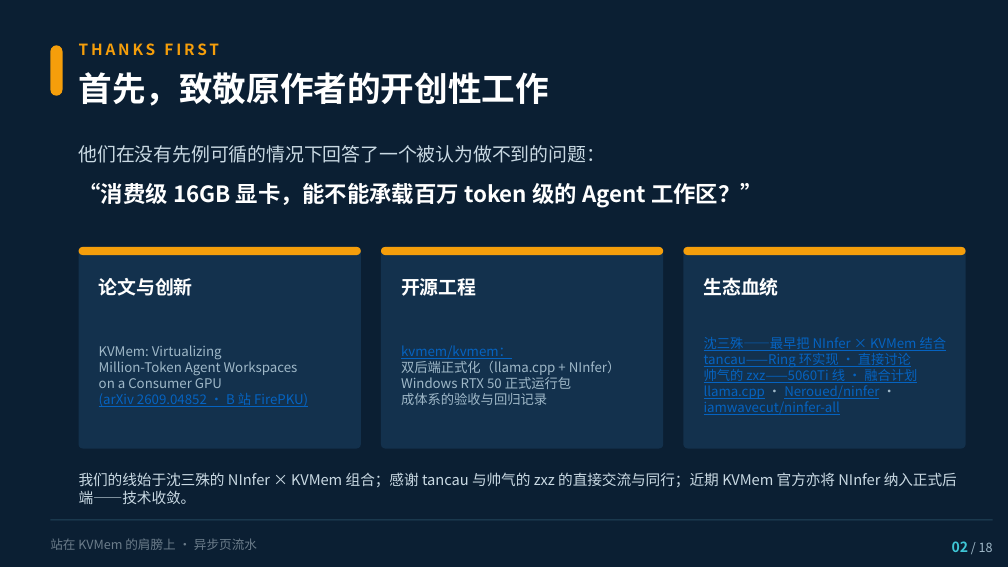
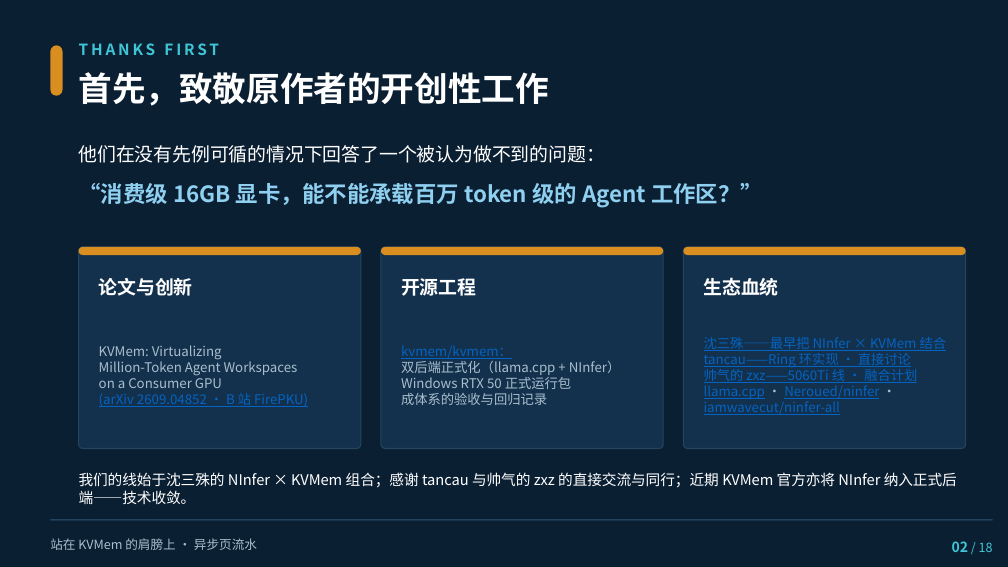
Before and after one commit to paicat1/Ninfer-KVMem-Async, a slide deck: slide 2 of docs/异步页流水-技术说明-美化版.pptx. Drawn at 1008x567 pixels with LibreOffice and Linux fonts; fonts in the diff are those of the drawing. Boxes give left, top, right and bottom in pixels: in the first picture for what was removed or moved away, otherwise in the second. Text is boxed around its words. In the diff, an @@ line names an element or a change of style, - is before the commit and + after.

```diff
--- a/docs/异步页流水-技术说明-美化版.pptx
+++ b/docs/异步页流水-技术说明-美化版.pptx
@@ text "THANKS FIRST" at <box>79,43,219,55</box>: text colour #F59E0B to #3FC6D6 @@
@@ text "他们在没有先例可循的情况下回答了一个被认为做不到的问题：" at <box>79,145,605,163</box>: text colour #C9D9E3 to #FFFFFF @@
@@ text "“消费级 16GB 显卡，能不能承载百万 token 级的 ..." at <box>79,183,763,208</box>: text colour #FFFFFF to #8FD0F0 @@
@@ fill #F59E0B to #D98E1F in 4 elements at <box>50,45,62,96</box>, <box>381,247,663,255</box>, <box>683,247,966,255</box>, <box>79,247,361,255</box> @@
@@ outline none to #23465C 0.75 pt in 3 elements at <box>79,247,361,449</box>, <box>381,247,663,449</box>, <box>683,247,966,449</box> @@
@@ text "我们的线始于沈三殊的 NInfer × KVMem 组合；感谢 ..." at <box>79,472,957,504</box>: text colour #C9D9E3 to #FFFFFF @@
@@ text "站在 KVMem 的肩膀上 · 异步页流水" at <box>50,538,257,550</box>: text colour #6B7C8A to #A9BECC @@
@@ rectangle at <box>50,519,993,520</box>: fill #23465C to #2E5A78 @@
@@ text "02 / 18" at <box>952,541,993,552</box>: text colour #9FB8C8 to #3FC6D6 in "/ 18" @@
```
Also in this commit, not shown: 17 other slides changed, 4 other files.
